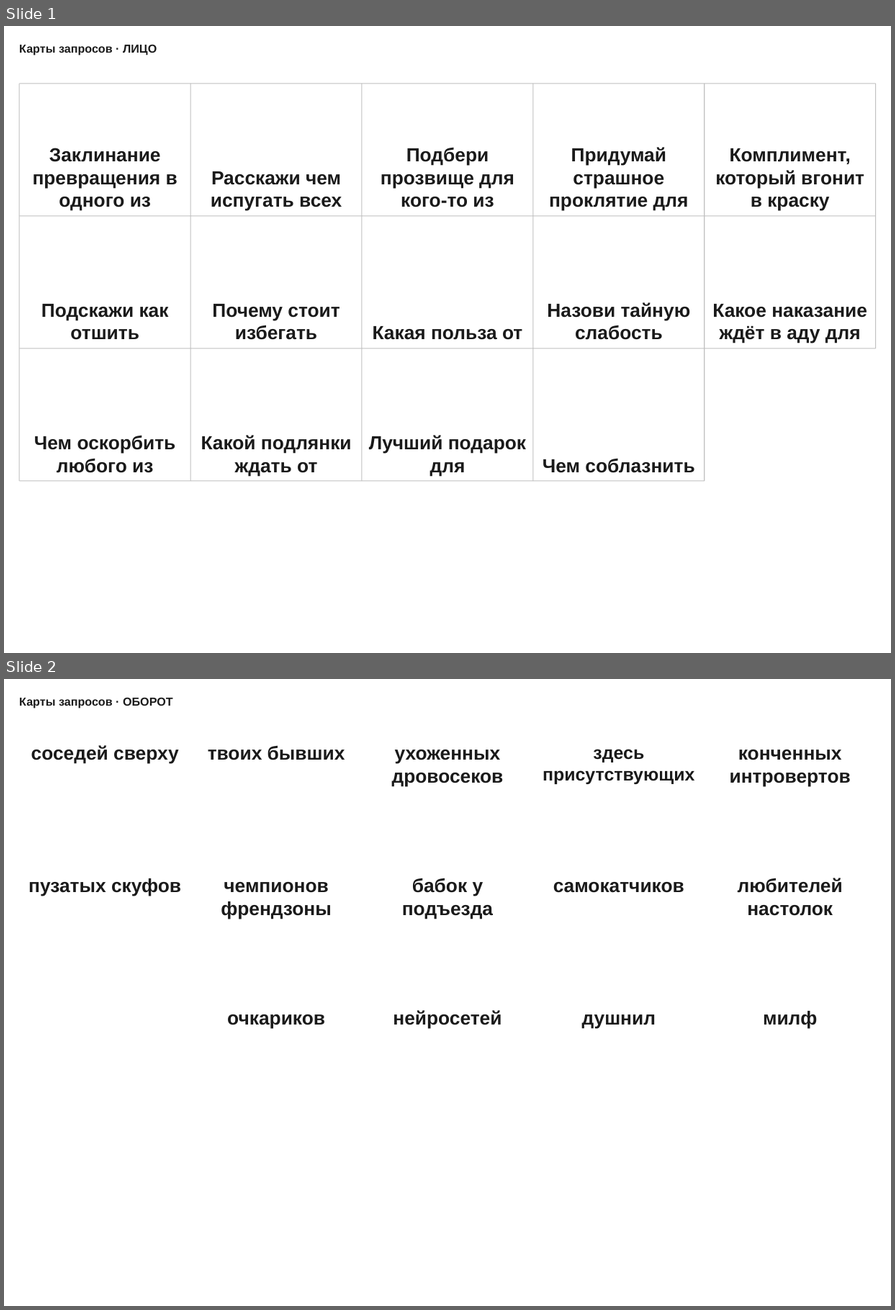
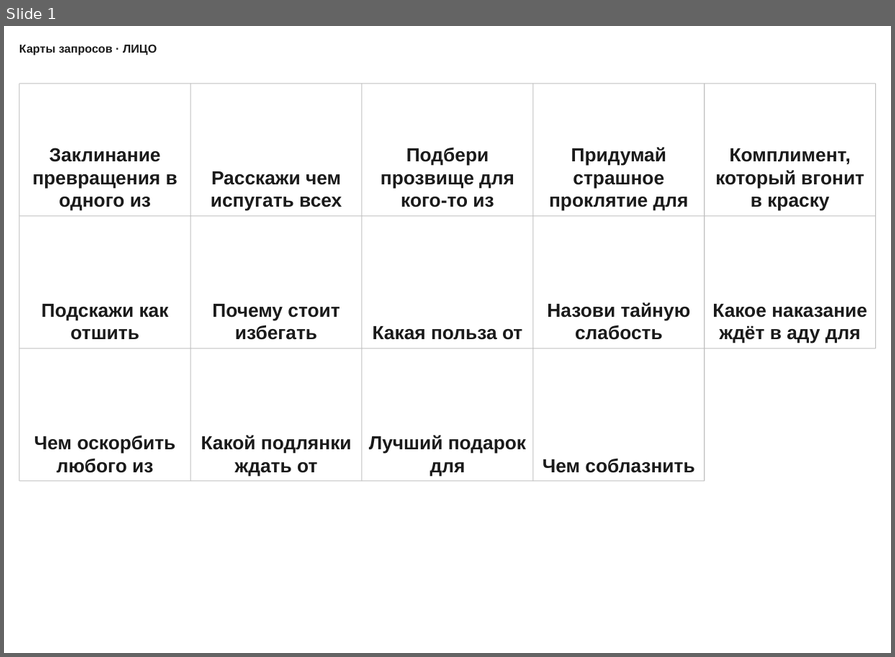
Before and after one commit to Tanion37/svet-moy-zerkalce, a slide deck: output/svet-moy-zerkalce-cards.pptx. Shown one above the other, each under a label of ours: slides 1 and 2 before the commit, slide 1 after it. The pictures are 895x1310 and 895x657 pixels, drawn with LibreOffice and Linux fonts; fonts in the diff are those of the drawing. Boxes give left, top, right and bottom in pixels: in the first picture for what was removed or moved away, otherwise in the second. Text is boxed around its words. In the diff, an @@ line names an element or a change of style, - is before the commit and + after.

```diff
--- a/output/svet-moy-zerkalce-cards.pptx
+++ b/output/svet-moy-zerkalce-cards.pptx
@@ slide 2 removed at [4,679,891,1306], background #FFFFFF @@
@@ text removed at [19,697,173,709] @@
-Карты запросов · ОБОРОТ
@@ text removed at [31,745,178,764] @@
-соседей сверху
@@ text removed at [208,745,345,760] @@
-твоих бывших
@@ text removed at [392,750,504,787] @@
-ухоженных дровосеков
@@ text removed at [543,749,695,784] @@
-здесь присутствующих
@@ text removed at [730,750,851,787] @@
-конченных интровертов
@@ text removed at [28,878,181,896] @@
-пузатых скуфов
@@ text removed at [221,882,332,919] @@
-чемпионов френдзоны
@@ text removed at [402,878,493,919] @@
-бабок у подъезда
@@ text removed at [553,882,684,893] @@
-самокатчиков
@@ text removed at [738,878,843,916] @@
-любителей настолок
@@ text removed at [227,1014,325,1029] @@
-очкариков
@@ text removed at [393,1010,502,1029] @@
-нейросетей
@@ text removed at [582,1015,656,1029] @@
-душнил
@@ text removed at [763,1011,817,1029] @@
-милф
```
Also in this commit, not shown: 7 other files.
